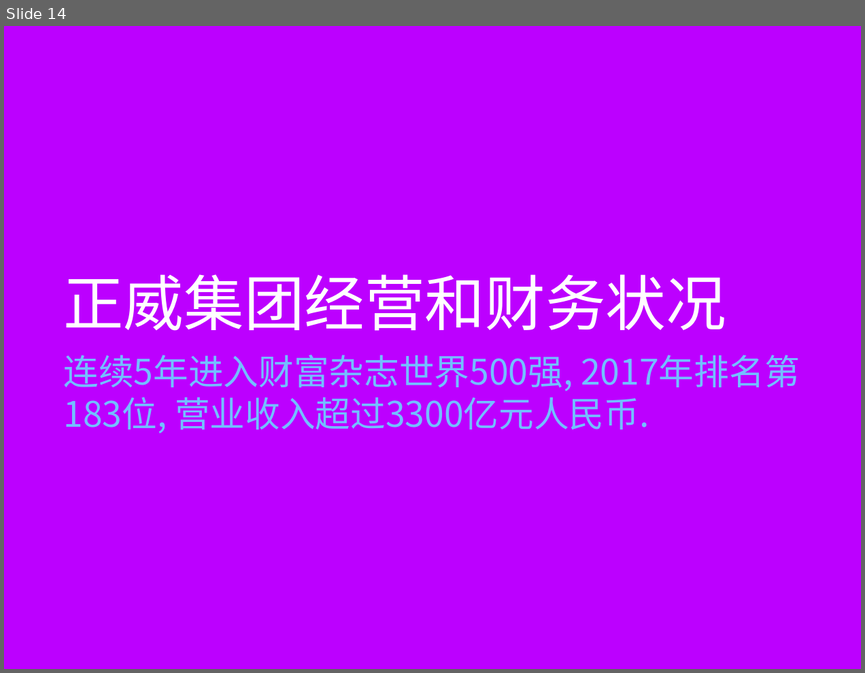
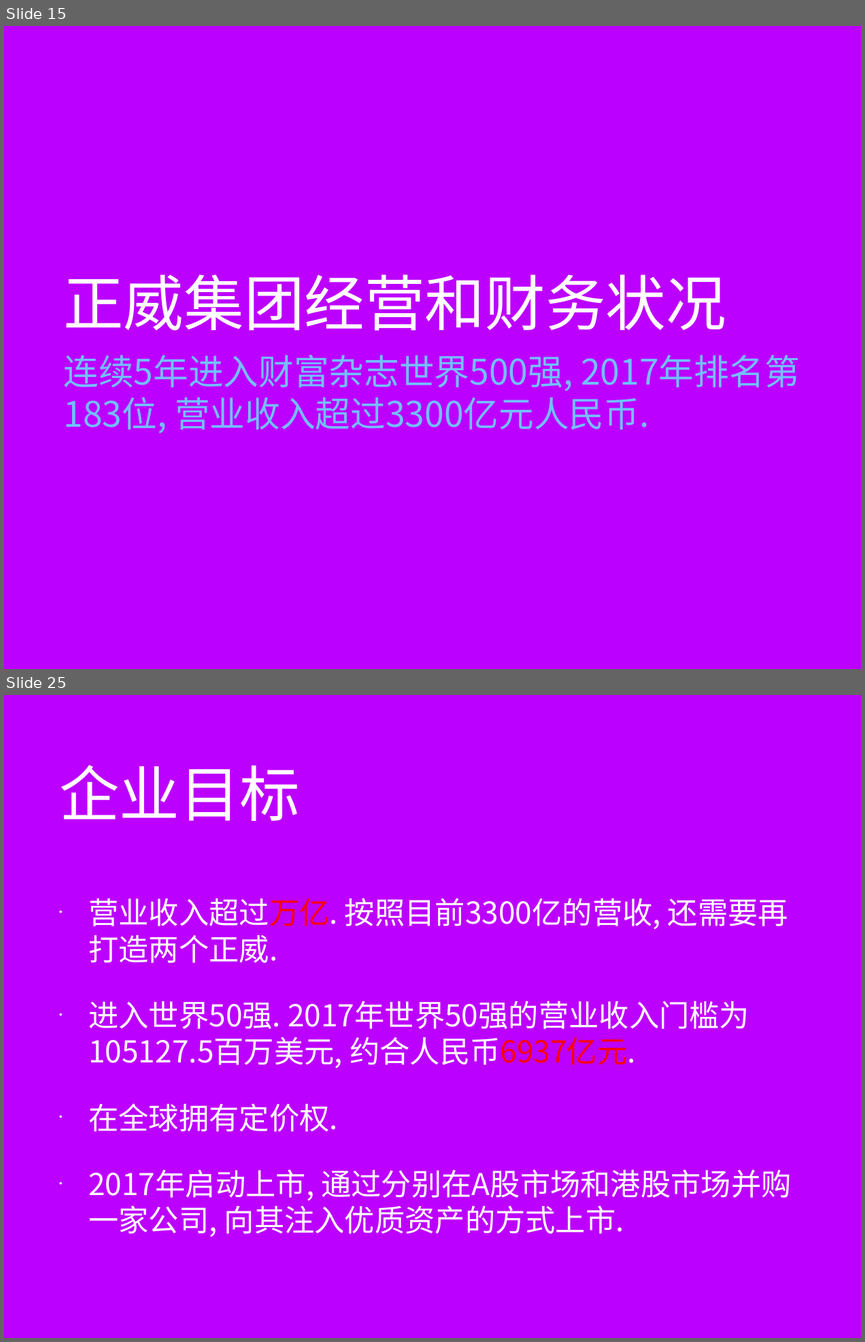
Before and after one commit to minibear0523/AmerGroup, a slide deck: 正威国际集团V1.0.pptx. Shown one above the other, each under a label of ours: slide 14 before the commit, slides 15 and 25 after it; the slides between them are not shown. The pictures are 865x673 and 865x1342 pixels, drawn with LibreOffice and Linux fonts; fonts in the diff are those of the drawing; background and template pictures are left out. Boxes give left, top, right and bottom in pixels: in the first picture for what was removed or moved away, otherwise in the second. Text is boxed around its words. In the diff, an @@ line names an element or a change of style, - is before the commit and + after.

```diff
--- a/正威国际集团V1.0.pptx
+++ b/正威国际集团V1.0.pptx
@@ slide 25 added at bbox=[4, 695, 861, 1338], background picture (left out) @@
@@ title added at bbox=[59, 765, 300, 821], 72 pt, text #FFFFFF @@
+企业目标
@@ text added at bbox=[88, 898, 791, 1234], 36 pt, text #FFFFFF @@
+• 营业收入超过万亿. 按照目前3300亿的营收, 还需要再打造两个正威.
+• 进入世界50强. 2017年世界50强的营业收入门槛为105127.5百万美元, 约合人民币6937亿元.
+• 在全球拥有定价权.
+• 2017年启动上市, 通过分别在A股市场和港股市场并购一家公司, 向其注入优质资产的方式上市.
@@ what was slide 14 is now slide 15 @@
```
Also in this commit, not shown: 9 slides changed, 8 other slides added, 2 other files.
